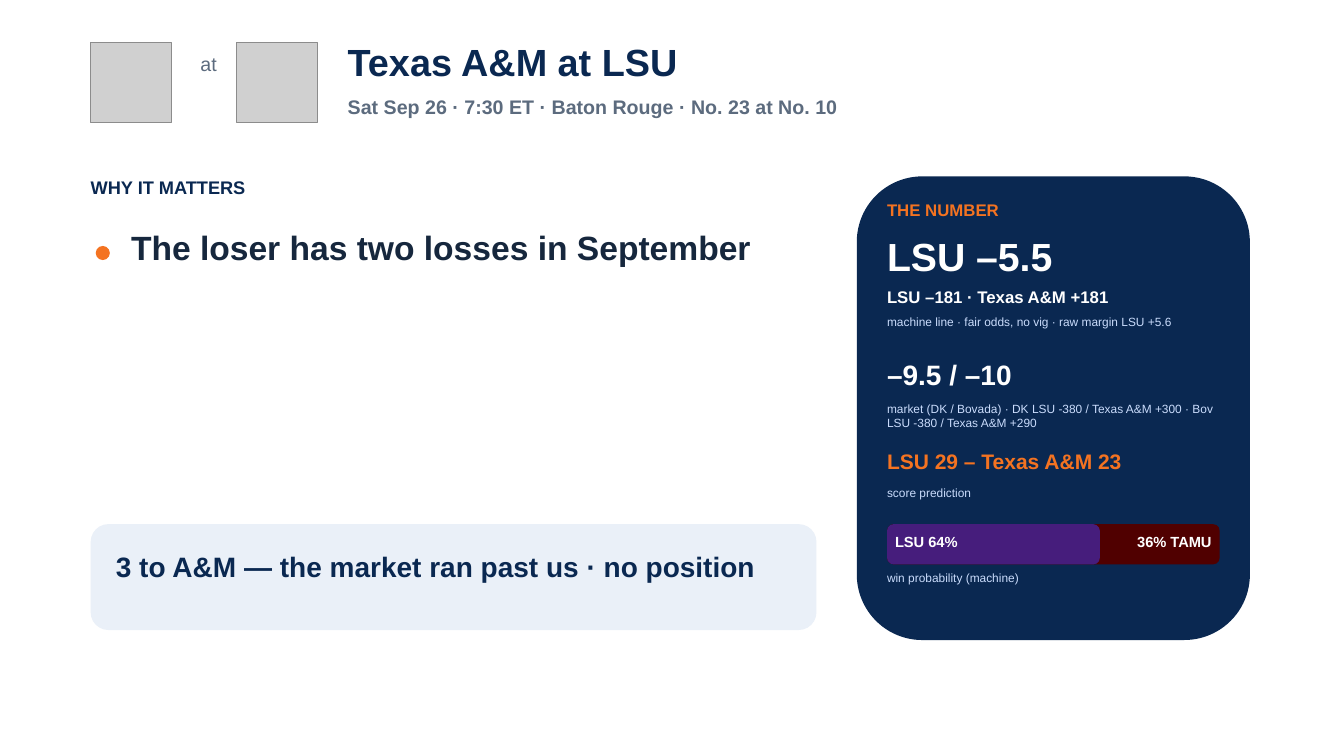
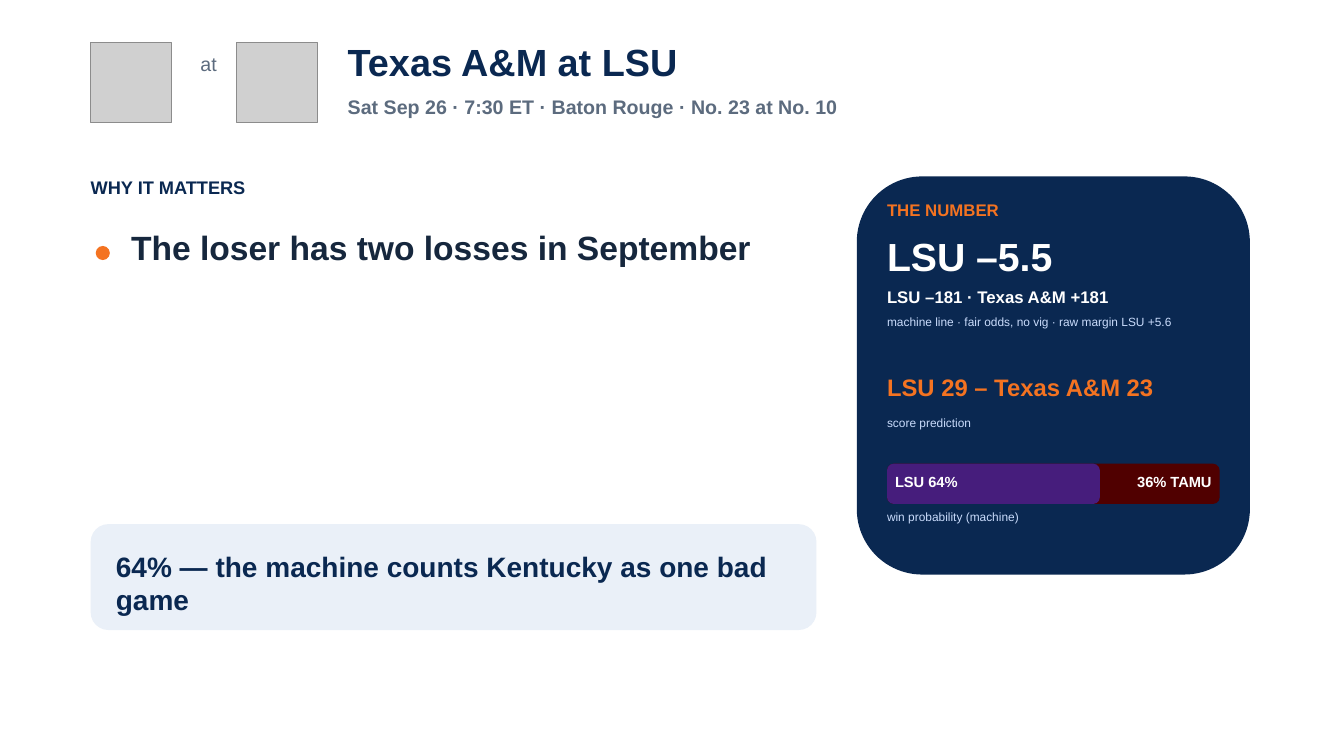
Before and after one commit to lucasalvarezflorida-lab/ncaa-fbs-analytics, a slide deck: slide 18 of decks/2026_Week4_Episode5.pptx. Drawn at 1344x756 pixels with LibreOffice and Linux fonts; fonts in the diff are those of the drawing; grey boxes stand for pictures. Boxes give left, top, right and bottom in pixels: in the first picture for what was removed or moved away, otherwise in the second. Text is boxed around its words. In the diff, an @@ line names an element or a change of style, - is before the commit and + after.

```diff
--- a/decks/2026_Week4_Episode5.pptx
+++ b/decks/2026_Week4_Episode5.pptx
@@ rounded rectangle: place and size @@
-rounded rectangle at (857,176,1250,640)
+rounded rectangle at (857,176,1250,575)
@@ text "LSU 29 – Texas A&M ...": place and size @@
-text "LSU 29 – Texas A&M ..." at (887,454,1121,470)
+text "LSU 29 – Texas A&M ..." at (887,379,1154,397)
@@ text "LSU 29 – Texas A&M ..." at (887,379,1154,397): size 15 to 17 pt @@
@@ text removed at (887,365,1012,386) @@
-–9.5 / –10
@@ text "score prediction": place and size @@
-text "score prediction" at (887,488,971,500)
+text "score prediction" at (887,418,971,429)
@@ text removed at (887,404,1213,427) @@
-market (DK / Bovada) · DK LSU -380 / Texas A&M +300 · Bov LSU -380 / Texas A&M +290
@@ 3 texts, 2 rounded rectangles: place and size @@
-3 texts, 2 rounded rectangles at (887,524,1220,585)
+3 texts, 2 rounded rectangles at (887,464,1220,524)
@@ text at (116,556,767,616): text changed @@
-3 to A&M — the market ran past us · no position
+64% — the machine counts Kentucky as one bad game
```
Also in this commit, not shown: 7 other slides changed, 2 other files.
